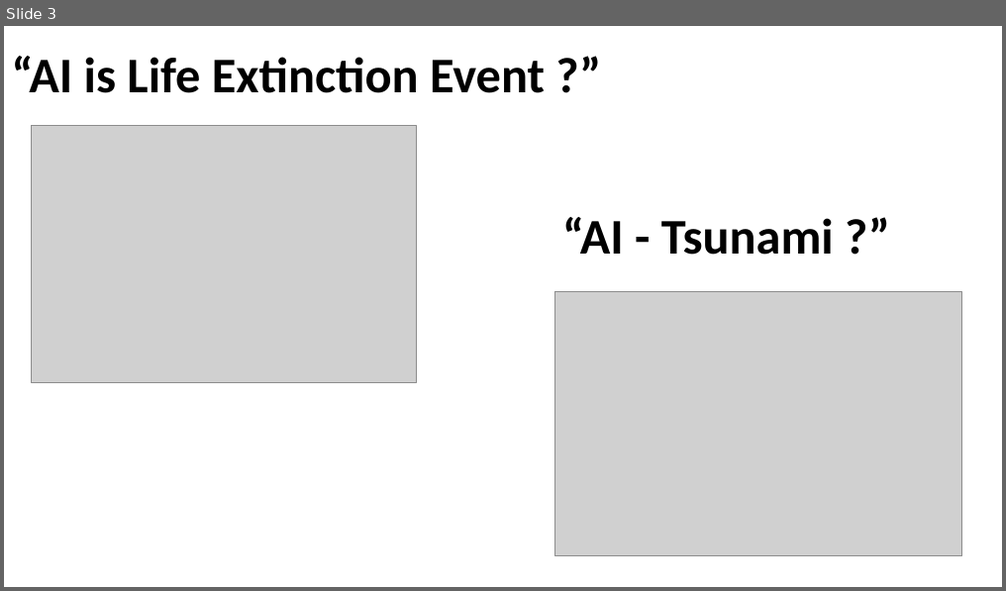
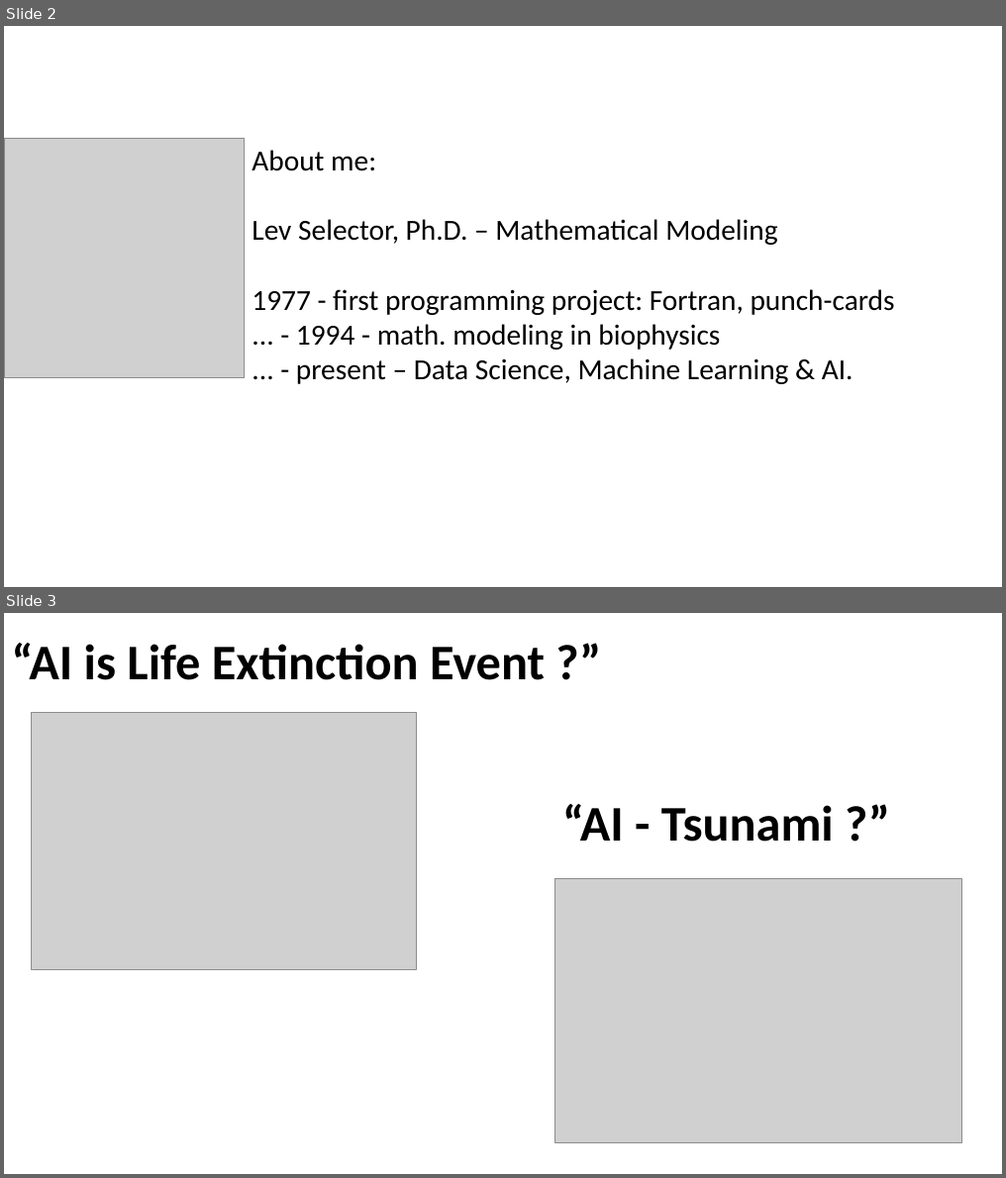
Before and after one commit to lselector/ml_ai_doc, a slide deck: lect00_AI_intro.pptx. Shown one above the other, each under a label of ours: slide 3 before the commit, slides 2 and 3 after it. The pictures are 1006x591 and 1006x1178 pixels, drawn with LibreOffice and Linux fonts; fonts in the diff are those of the drawing; grey boxes stand for pictures. Boxes give left, top, right and bottom in pixels: in the first picture for what was removed or moved away, otherwise in the second. Text is boxed around its words. In the diff, an @@ line names an element or a change of style, - is before the commit and + after.

```diff
--- a/lect00_AI_intro.pptx
+++ b/lect00_AI_intro.pptx
@@ slide 2 added at (4, 26, 1002, 587), background #FFFFFF @@
@@ picture added at (4, 138, 245, 377) @@
@@ text added at (252, 150, 895, 384), 28 pt, text #000000 @@
+About me:
+Lev Selector, Ph.D. – Mathematical Modeling
+1977 - first programming project: Fortran, punch-cards
+... - 1994 - math. modeling in biophysics
+... - present – Data Science, Machine Learning & AI.
```
Also in this commit, not shown: 5 slides changed, 2 other slides added, 1 slide removed.
